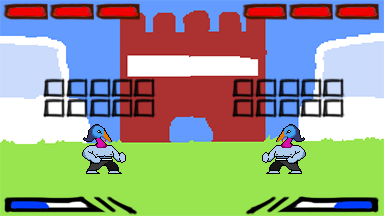
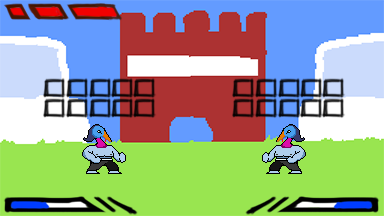
Layer changes from the first w=384, h=216 image to the second:
painted on "Layer 14" over [3, 3, 376, 21]
removed layer "Layer 13" over [3, 3, 380, 20]
